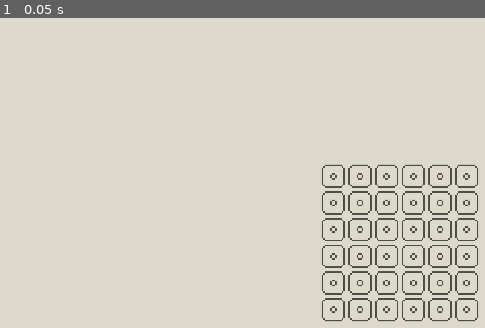
Above: before the commit, frame 1.
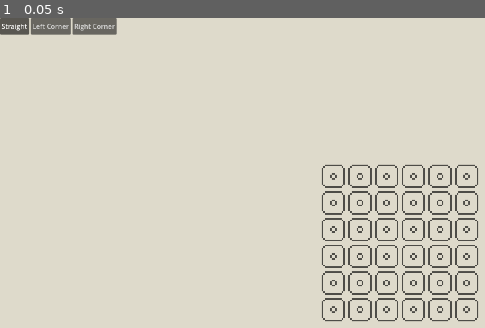
Above: after the commit, the same moment.

Repository: jackgusler/tessera
Game: Godot game, scene res://scenes/Main.tscn
Same seed, same stepped clock (60 frames per second), same inputs: the game is played once before the commit and once after it.
Inputs:
- Up to frame 1 (0.05 s): no input

The runs differ from the first frame. In frame 1, 1.3% of the frame differs, in the area x 0-25%, y 0-6%.

Commit message:
Auto-backup: 2026-07-23 20:17:14

Diff:
--- a/scenes/Main.tscn
+++ b/scenes/Main.tscn
@@ -1,6 +1,7 @@
 [gd_scene format=4 uid="uid://d2oxca3mm1nrh"]
 
 [ext_resource type="Script" uid="uid://73uqnoyr2t8v" path="res://scripts/main.gd" id="1_o5qli"]
+[ext_resource type="Script" uid="uid://dayrljv6d8x52" path="res://scenes/hotbar.gd" id="2_85g3d"]
 [ext_resource type="Texture2D" uid="uid://slq7rm6lh54p" path="res://assets/grid.png" id="2_tbgi4"]
 [ext_resource type="Script" uid="uid://fnhi5giev3ah" path="res://scripts/gridContainer.gd" id="2_tefeu"]
 [ext_resource type="Script" uid="uid://c1lwj6joykwhp" path="res://scripts/tile_type.gd" id="3_tipki"]
@@ -18,6 +19,14 @@
 
 [node name="main" type="Node2D" unique_id=1158318171]
 script = ExtResource("1_o5qli")
+
+[node name="CanvasLayer" type="CanvasLayer" parent="." unique_id=512045358]
+
+[node name="Hotbar" type="HBoxContainer" parent="CanvasLayer" unique_id=1816668313 node_paths=PackedStringArray("board")]
+offset_right = 40.0
+offset_bottom = 40.0
+script = ExtResource("2_85g3d")
+board = NodePath("../../GridContainer")
 
 [node name="GridContainer" type="Node2D" parent="." unique_id=96922754]
 texture_filter = 1
--- /dev/null
+++ b/scenes/hotbar.gd
@@ -0,0 +1,18 @@
+extends HBoxContainer
+
+@export var board: gridContainer
+
+func _ready() -> void:
+	var group := ButtonGroup.new()
+	for i in board.tile_types.size():
+		var type := board.tile_types[i]
+		var btn := Button.new()
+		btn.text = type.display_name
+		btn.toggle_mode = true
+		btn.button_group = group
+		btn.button_pressed = (i == board.current_type_index)
+		btn.pressed.connect(_on_slot_pressed.bind(i))
+		add_child(btn)
+
+func _on_slot_pressed(index: int) -> void:
+	board.current_type_index = index
Not shown, changed: .claude-dev-helper/open-files.json
Not shown, added: scenes/hotbar.gd.uid
Not shown, changed: .session-summary.md
